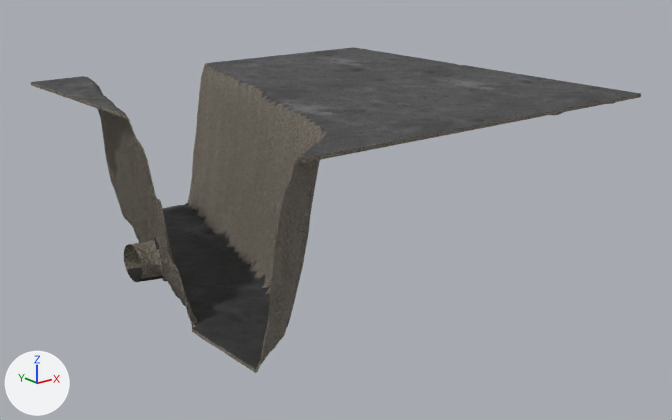
An edit to the glTF model content/props/lunar-rift-chunk-11.glb, drawn before and after from the same camera.
The view is the same before and after, from a 50 mm camera at (-252.0, -323.0, 145.0) aimed at (0.0, -7.0, 19.0). Lighting does not change. The marker at lower left points along +X, +Y and +Z. The older version comes first. Vertices at exactly the same position are counted once.

Script lines for the objects in view, before the commit:
```python
ob_lod0_terrain_11 = bpy.data.objects.new('LOD0_TERRAIN_11', me_lod0_terrain_11)
ob_lod0_terrain_11.location = (0.0, 0.0, 0.0)
```
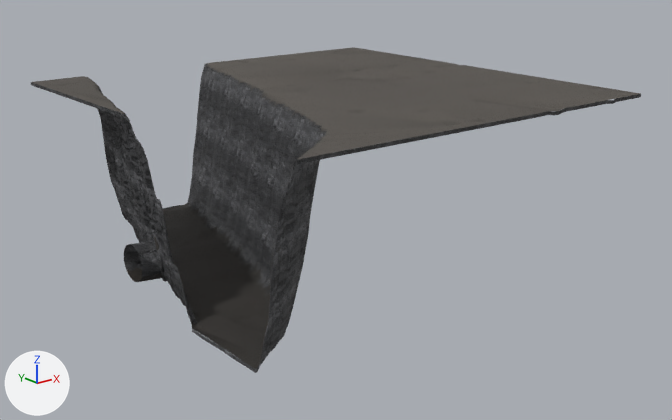
Changed parts and their boxes (x1, y1, x2, y2) in the pictures (672 x 420 px):
'LOD0_TERRAIN_11', surface changed, reshaped (darker): (31, 47, 641, 373) in both
part 1 of me_lod0_terrain_11, cut back: before (104, 118, 282, 370); after (104, 118, 162, 280)
part 2 of me_lod0_terrain_11, cut back: before (206, 47, 641, 163); after (397, 56, 457, 66)
part 3 of me_lod0_terrain_11, surface changed: (32, 64, 641, 373) in both
part 4 of me_lod0_terrain_11, recoloured: (230, 94, 265, 283) in both
part 5 of me_lod0_terrain_11, recoloured: (142, 85, 295, 368) in both

The change, as a list of edits to the scene's bpy script:
```text
Add img_cliff_side_ao_1k_cliff_side_rough_1k:
    img_cliff_side_ao_1k_cliff_side_rough_1k = load_image('cliff_side_ao_1k-cliff_side_rough_1k', 'textures/game/cliff_side_ao_1k-cliff_side_rough_1k_1fd93fd83d64.jpg', 1024, 1024, 'Non-Color')
Add img_cliff_side_nor_1k:
    img_cliff_side_nor_1k = load_image('cliff_side_nor_1k', 'textures/game/cliff_side_nor_1k_24bcf83ec5cd.jpg', 1024, 1024, 'Non-Color')
Add img_cliff_side_diff_1k:
    img_cliff_side_diff_1k = load_image('cliff_side_diff_1k', 'textures/game/cliff_side_diff_1k_201fe54947b7.jpg', 1024, 1024, 'sRGB')
Change mat_rift_wall:
    remove # nodes: BsdfPrincipled, Math, Mix, NormalMap, OutputMaterial, SeparateColor, TexImage x3, VertexColor
    remove # uses the picture img_gray_rocks_ao_1k_gray_rocks_rough_1k
    remove # uses the picture img_gray_rocks_diff_1k
    remove # uses the picture img_gray_rocks_nor_1k
    nodes: BsdfPrincipled, Math, Mix x2, NormalMap, OutputMaterial, SeparateColor, TexImage x3, VertexColor
    colours: light grey #c5c7cd, mixed with the vertex colours
    uses the picture img_cliff_side_ao_1k_cliff_side_rough_1k
    uses the picture img_cliff_side_diff_1k
    uses the picture img_cliff_side_nor_1k
Change me_lod0_terrain_11:
    used by ob_lod0_terrain_11; location = (0.0, 0.0, 0.0)
    remove me_lod0_terrain_11.from_pydata(...)  # 3967 vertices, 7064 faces; spans x -96.0..96.0, y -97.0..96.0, z -2.0..74.0
    add me_lod0_terrain_11.from_pydata(...)  # 2563 vertices, 4291 faces; spans x -96.0..96.0, y -97.0..96.0, z -2.0..74.0
    me_lod0_terrain_11 part 1: 7 vertices moved within x -96.0..-85.0, y -5.0..12.0, z 6.0..20.0; 842 vertices removed from x -96.0..-20.0, y -86.0..96.0, z -1.0..46.0; 57 vertices added at x -96.0..-66.0, y -5.0..82.0, z 5.0..35.0
    me_lod0_terrain_11 part 2: 569 vertices removed from x -84.0..96.0, y -96.0..96.0, z 57.0..74.0; 1 vertex added at x 87.0, y 18.0, z 73.0
    me_lod0_terrain_11 part 3: 3009 kept faces spanning x -96.0..96.0, y -97.0..96.0, z -2.0..73.0 get new texture (UV) coordinates
    me_lod0_terrain_11 part 4: 12 faces spanning x -88.0..-26.0, y -50.0..86.0, z 0.0..73.0 switch from mat_rift_floor to mat_rift_wall
    me_lod0_terrain_11 part 5: 24 faces spanning x -96.0..-18.0, y -92.0..94.0, z -1.0..73.0 switch from mat_rift_wall to mat_rift_floor
    other edits to the shape of me_lod0_terrain_11 do not show in these pictures
```
